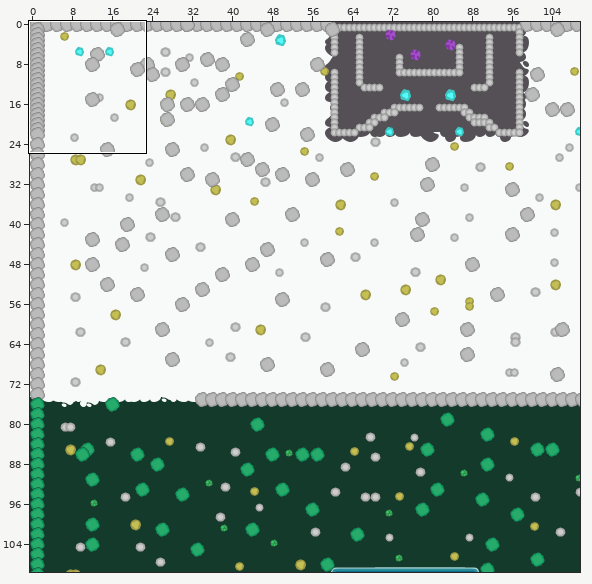
Two versions of a level (Tiled map, maps/map1.tmx). Above, an overview of the earlier version with the close-up marked.
Close-up. Before the commit:
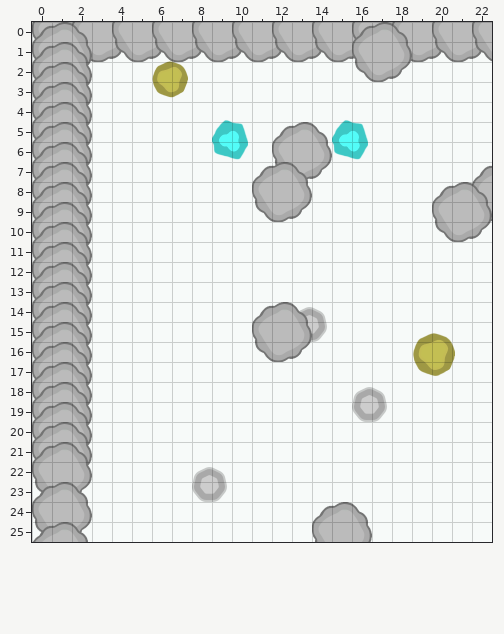
Cells are 100x100 px. Shown: x 0..22, y 0..25. The commit also changed other parts of the map, which this record leaves out.
After:
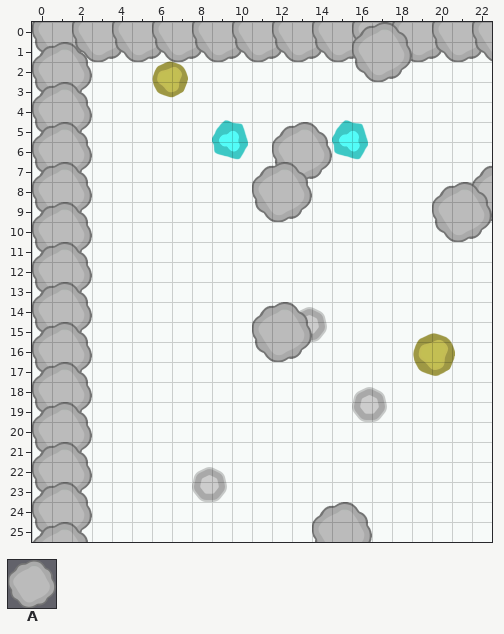
Key: from "resources": A 11 "winter-tree".
_ is an empty cell.
What changed:
Layer "cave, amethyst, diamond, gold,":
y 2: x 0 A -> _
y 4: x 0 A -> _
y 6: x 0 A -> _
y 8: x 0 A -> _
y 10: x 0 A -> _
y 12: x 0 A -> _
y 14: x 0 A -> _
y 16: x 0 A -> _
y 18: x 0 A -> _
y 20: x 0 A -> _
y 22: x 0 A -> _
Changed places in both close-ups, as pixel boxes (x1, y1, x2, y2):
removed: (32, 22, 92, 466)
